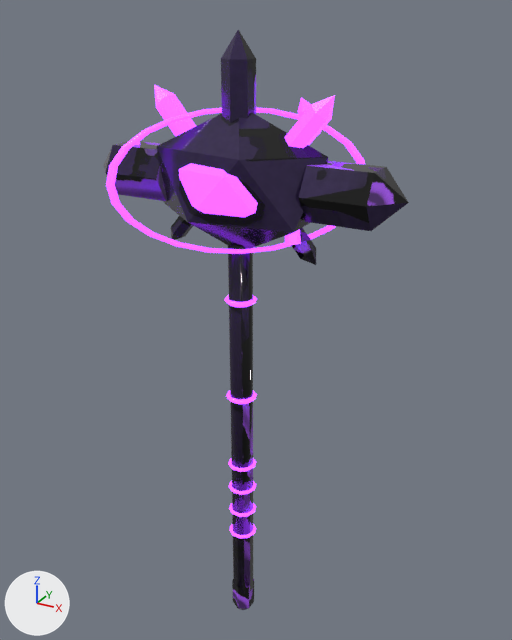
One commit to the FBX model Blender_Exports/Weapons/Heavy/12_void_heavy.fbx: the scene before it, then after it.
Rendered twice from a 50 mm lens placed at (0.699, -1.204, 1.073), pointed at (0.006, 0.056, 0.443). Every picture has the same lights, and +X, +Y and +Z are marked at lower left. The picture after the commit comes second.

Objects in the first picture: 'Weapon'.
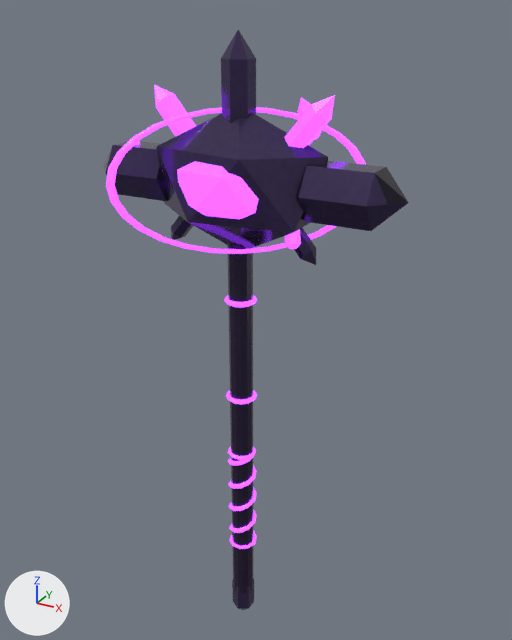
Changed parts and their boxes [x1, y1, x2, y2] in the pictures (512 x 640 px; the box of a moved part takes in the faces that stretch with it):
part 1 of me_weapon, moved or reshaped
    before: [179, 163, 258, 217]
    after: [177, 161, 259, 219]
part 2 of me_weapon, added
    after: [229, 535, 257, 549]
part 3 of me_weapon, added
    after: [228, 447, 256, 460]
part 4 of me_weapon, moved or reshaped
    before: [120, 107, 357, 593]
    after: [117, 107, 358, 593]
part 5 of me_weapon, surface changed
    both: [104, 34, 409, 610]

Diff of the bpy script that builds the scene:
```diff
--- a/Blender_Exports/Weapons/Heavy/12_void_heavy.fbx.py
+++ b/Blender_Exports/Weapons/Heavy/12_void_heavy.fbx.py
@@ me_weapon @@
 # used by ob_weapon; location = (0.0, 0.0, 0.0)
-me_weapon.from_pydata(...)  # 547 vertices, 1082 faces; spans x -0.343..0.343, y -0.153..0.153, z -0.362..1.038
+me_weapon.from_pydata(...)  # 778 vertices, 1584 faces; spans x -0.343..0.343, y -0.154..0.154, z -0.362..1.038
+# me_weapon part 1: the loose piece of 12 vertices spanning x -0.1..0.1, y -0.111..-0.01, z 0.686..0.834 is moved by (0.0, -0.005, 0.0)
+# me_weapon part 2: the loose piece of 40 vertices spanning x -0.034..0.034, y -0.032..0.032, z -0.103..-0.092 is copied, and the copy is moved by (0.0, 0.0, -0.032); it spans x -0.034..0.034, y -0.032..0.032, z -0.135..-0.124
+# me_weapon part 3: the loose piece of 40 vertices spanning x -0.034..0.034, y -0.032..0.032, z 0.092..0.103 is copied, and the copy is moved by (0.0, 0.0, 0.032); it spans x -0.034..0.034, y -0.032..0.032, z 0.124..0.135
+# me_weapon part 4: 76 vertices moved from x -0.21..0.201, y -0.153..0.153, z -0.278..0.881 to x -0.211..0.204, y -0.154..0.154, z -0.278..0.869; 260 vertices removed from x -0.167..0.21, y -0.136..0.141, z -0.278..0.895; 411 vertices added at x -0.287..0.211, y -0.127..0.143, z -0.278..0.896
+# me_weapon part 5: 374 kept faces spanning x -0.343..0.343, y -0.154..0.154, z -0.362..1.038 get new texture (UV) coordinates
 me_weapon.materials.append(mat_void_heavy_main)
```
